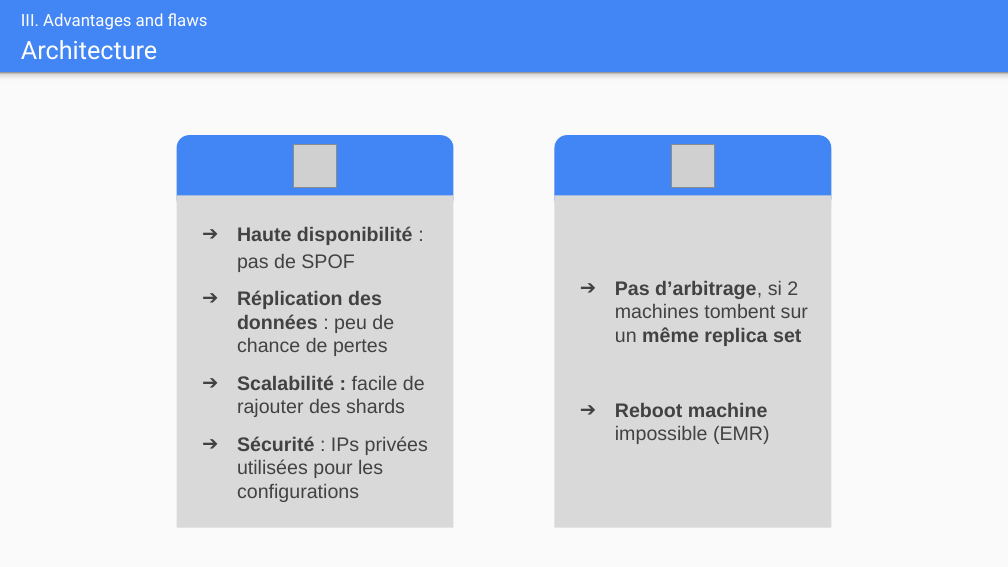
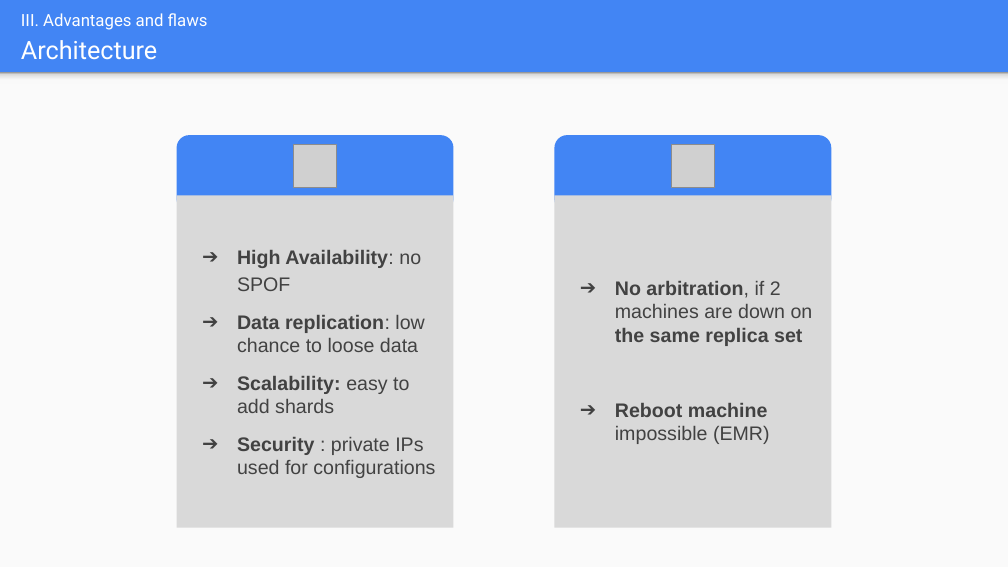
Before and after one commit to ValentinLarrieu2/GDELT_AWS_MongoDB, a slide deck: slide 11 of GDELT AWS project - MongoDB with redundancy on EMR.pptx. Drawn at 1008x567 pixels with LibreOffice and Linux fonts; fonts in the diff are those of the drawing; grey boxes stand for pictures. Boxes give left, top, right and bottom in pixels: in the first picture for what was removed or moved away, otherwise in the second. Text is boxed around its words. In the diff, an @@ line names an element or a change of style, - is before the commit and + after.

```diff
--- a/GDELT AWS project - MongoDB with redundancy on EMR.pptx
+++ b/GDELT AWS project - MongoDB with redundancy on EMR.pptx
@@ text at (237, 250, 435, 478): text changed @@
-➔ Haute disponibilité : pas de SPOF
-➔ Réplication des données : peu de chance de pertes
-➔ Scalabilité : facile de rajouter des shards
-➔ Sécurité : IPs privées utilisées pour les configurations
+➔ High Availability: no SPOF
+➔ Data replication: low chance to loose data
+➔ Scalability: easy to add shards
+➔ Security : private IPs used for configurations
@@ text at (615, 281, 813, 346): text changed @@
-➔ Pas d’arbitrage, si 2 machines tombent sur un même replica set
+➔ No arbitration, if 2 machines are down on the same replica set
```
Also in this commit, not shown: 1 other slide changed.
